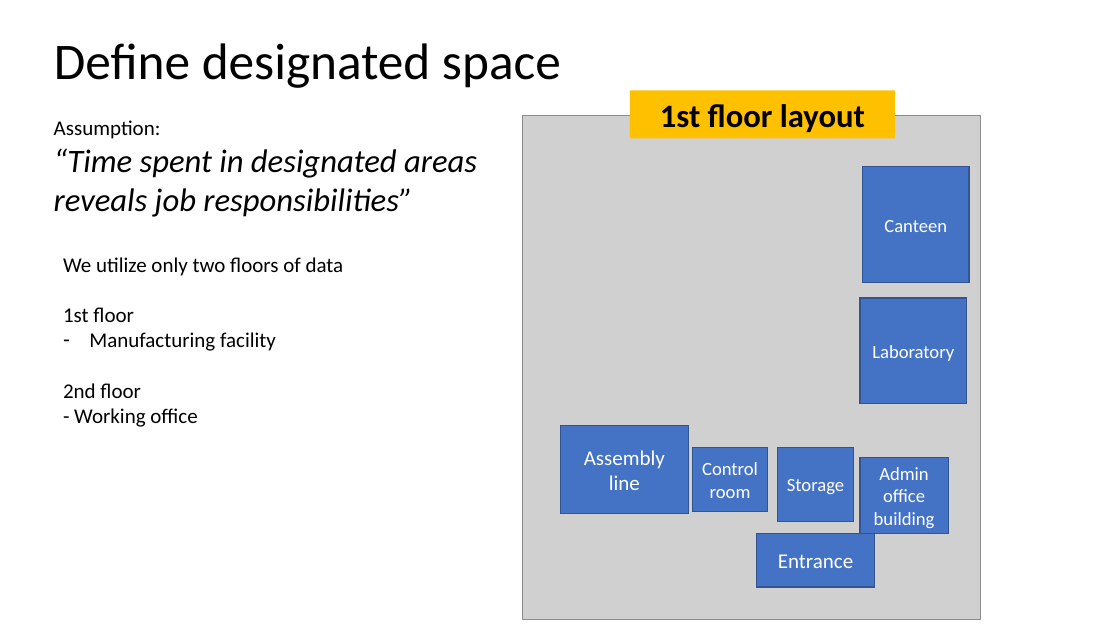
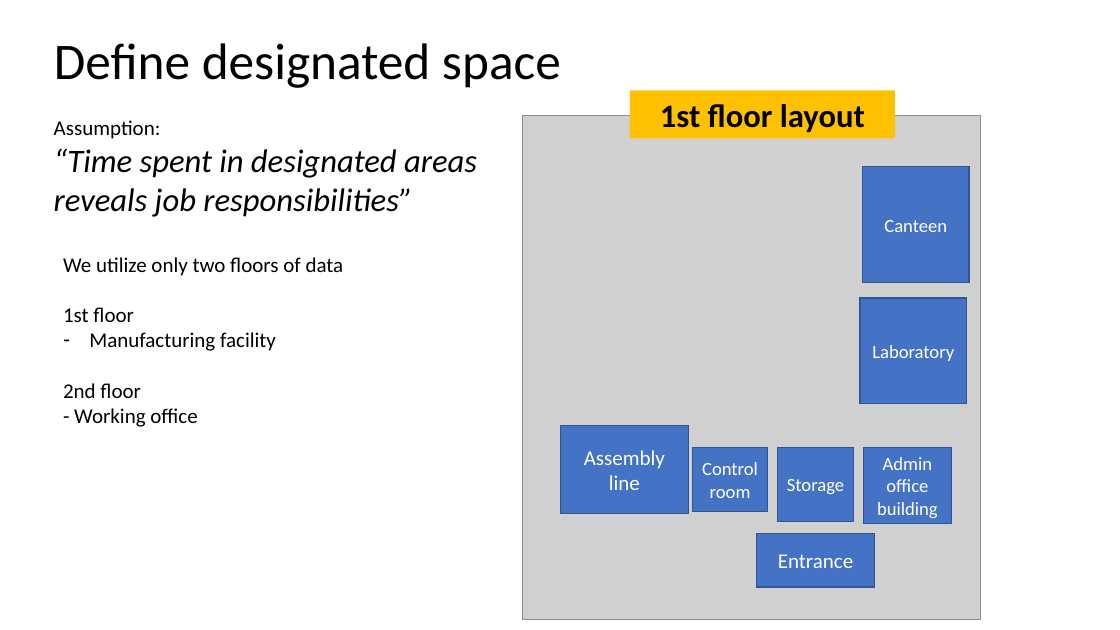
Before and after one commit to Khaninsi/Kiana_analytics, a slide deck: slide 2 of Presentation/Presentation - Solution Approach.pptx (slide 3 before the commit). Drawn at 1120x630 pixels with LibreOffice and Linux fonts; fonts in the diff are those of the drawing; grey boxes stand for pictures. Boxes give left, top, right and bottom in pixels: in the first picture for what was removed or moved away, otherwise in the second. Text is boxed around its words. In the diff, an @@ line names an element or a change of style, - is before the commit and + after.

```diff
--- a/Presentation/Presentation - Solution Approach.pptx
+++ b/Presentation/Presentation - Solution Approach.pptx
@@ rectangle "Admin office building" moved from (x1=860, y1=457, x2=949, y2=534) to (x1=864, y1=448, x2=952, y2=524) @@
```
Also in this commit, not shown: 1 other slide changed, 1 slide removed, 1 other file.
